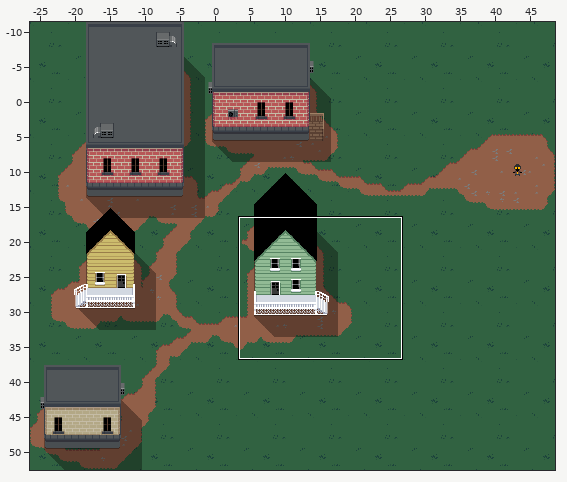
One commit to this Tiled map: assets/maps/start.tmx. Above: a wide view before the commit, with the close-up outlined.
Close-up. As it was:
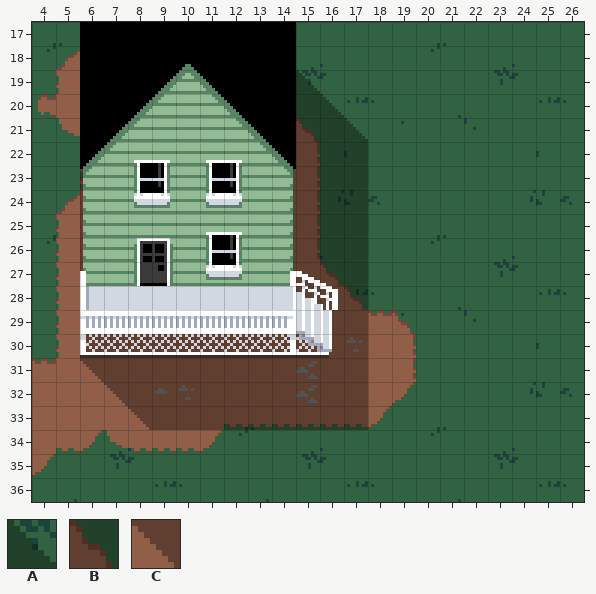
Cells are 8x8 px. Shown: x 4..26, y 17..36. The commit also changed other parts of the map, which this record leaves out.
Key: from "shadows": A 2, B 4, C 6.
_ is an empty cell, # one hidden under a higher layer.
Layers that did not change in this view are not listed.
Layer "Shadows" before, first column x 4:
17 _______________________
18 _______________________
19 __#########A___________
20 __#########BA__________
21 __#########BBA_________
22 __#########BBB_________
23 __B#######BBBB_________
24 __B#######BBBB_________
25 __B#######BBBB_________
26 __B#######BBBB_________
27 __B#######BBBB_________
28 __#########BBB_________
29 __##########BB_________
30 __BBBBBBBBBBBB_________
31 __CBBBBBBBBBBB_________
32 ___CBBBBBBBBBB_________
33 ____CBBBBBBBBB_________
34 _______________________
35 _______________________
36 _______________________
The same view after the edit:
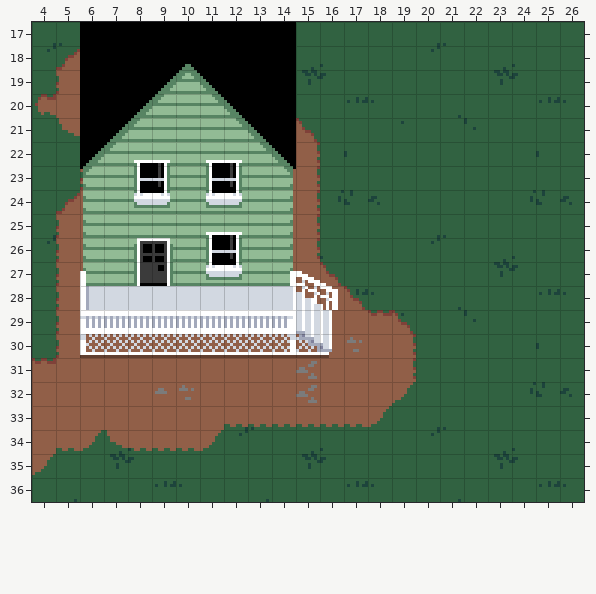
See-through tiles are keyed as they look on the map.
Message: Remove house shadows, add shadow merging
Changes in this commit:
Layer "Shadows" (removed):
Tile A is removed in row 19 at x 15; in row 20 at x 16; in row 21 at x 17.
Tile B is removed in row 20 at x 15; in row 21 at x 15 to 16; in row 22 at x 15 to 17; in rows 23 to 27 at x 6 and 14 to 17; in row 28 at x 15 to 17; in row 29 at x 16 to 17.
Tile B is removed in row 30 at x 6 to 17; in row 31 at x 7 to 17; in row 32 at x 8 to 17; in row 33 at x 9 to 17.
Tile C is removed in row 31 at x 6; in row 32 at x 7; in row 33 at x 8.
Boxes around the changes in both close-ups, in picture pixels (x1, y1, x2, y2):
removed: (80, 70, 368, 430)
